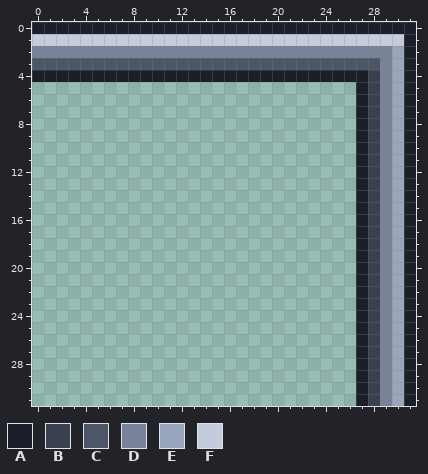
One commit to this pixel-art file: tiles/halfwall_ne.aseprite. The first picture shows the starting point.
32x32 pixels, 1 frame.
Visible layers, top first: "shade", "base".
Palette (. is transparent): A #1b1f2a  B #39404f  C #4c5666  D #78839a  E #9aa6bc  F #c3ccdc
Pixels before, first column x 0:
 0 AAAAAAAAAAAAAAAAAAAAAAAAAAAAAAAA
 1 FFFFFFFFFFFFFFFFFFFFFFFFFFFFFFFA
 2 DDDDDDDDDDDDDDDDDDDDDDDDDDDDDDEA
 3 CCCCCCCCCCCCCCCCCCCCCCCCCCCCCDEA
 4 AAAAAAAAAAAAAAAAAAAAAAAAAAAABDEA
 5 ...........................ABDEA
 6 ...........................ABDEA
 7 ...........................ABDEA
 8 ...........................ABDEA
 9 ...........................ABDEA
10 ...........................ABDEA
11 ...........................ABDEA
12 ...........................ABDEA
13 ...........................ABDEA
14 ...........................ABDEA
15 ...........................ABDEA
16 ...........................ABDEA
17 ...........................ABDEA
18 ...........................ABDEA
19 ...........................ABDEA
20 ...........................ABDEA
21 ...........................ABDEA
22 ...........................ABDEA
23 ...........................ABDEA
24 ...........................ABDEA
25 ...........................ABDEA
26 ...........................ABDEA
27 ...........................ABDEA
28 ...........................ABDEA
29 ...........................ABDEA
30 ...........................ABDEA
31 ...........................ABDEA
After the commit:
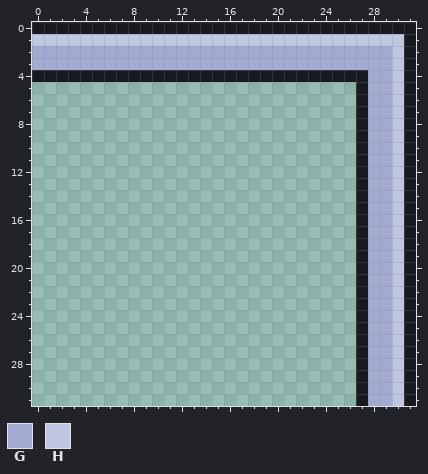
Colours new in this view: G #a3abd2  H #bfc6e2
Change:
{"colour":"A","old":"#1b1f2a","new":"#191922"}
{"where": "layers \"ink\", \"flat\""}
{"y":1,"x":0,"old":"FFFFFFFFFFFFFFFFFFFFFFFFFFFFFFF","new":"HHHHHHHHHHHHHHHHHHHHHHHHHHHHHHH"}
{"y":2,"x":0,"old":"DDDDDDDDDDDDDDDDDDDDDDDDDDDDDDE","new":"GGGGGGGGGGGGGGGGGGGGGGGGGGGGGGH"}
{"y":3,"x":0,"old":"CCCCCCCCCCCCCCCCCCCCCCCCCCCCCDE","new":"GGGGGGGGGGGGGGGGGGGGGGGGGGGGGGH"}
{"y":4,"x":28,"old":"BDE","new":"GGH"}
{"y":5,"x":28,"old":"BDE","new":"GGH"}
{"y":6,"x":28,"old":"BDE","new":"GGH"}
{"y":7,"x":28,"old":"BDE","new":"GGH"}
{"y":8,"x":28,"old":"BDE","new":"GGH"}
{"y":9,"x":28,"old":"BDE","new":"GGH"}
{"y":10,"x":28,"old":"BDE","new":"GGH"}
{"y":11,"x":28,"old":"BDE","new":"GGH"}
{"y":12,"x":28,"old":"BDE","new":"GGH"}
{"y":13,"x":28,"old":"BDE","new":"GGH"}
{"y":14,"x":28,"old":"BDE","new":"GGH"}
{"y":15,"x":28,"old":"BDE","new":"GGH"}
{"y":16,"x":28,"old":"BDE","new":"GGH"}
{"y":17,"x":28,"old":"BDE","new":"GGH"}
{"y":18,"x":28,"old":"BDE","new":"GGH"}
{"y":19,"x":28,"old":"BDE","new":"GGH"}
{"y":20,"x":28,"old":"BDE","new":"GGH"}
{"y":21,"x":28,"old":"BDE","new":"GGH"}
{"y":22,"x":28,"old":"BDE","new":"GGH"}
{"y":23,"x":28,"old":"BDE","new":"GGH"}
{"y":24,"x":28,"old":"BDE","new":"GGH"}
{"y":25,"x":28,"old":"BDE","new":"GGH"}
{"y":26,"x":28,"old":"BDE","new":"GGH"}
{"y":27,"x":28,"old":"BDE","new":"GGH"}
{"y":28,"x":28,"old":"BDE","new":"GGH"}
{"y":29,"x":28,"old":"BDE","new":"GGH"}
{"y":30,"x":28,"old":"BDE","new":"GGH"}
{"y":31,"x":28,"old":"BDE","new":"GGH"}
{"label":"changed","picture_box":[32,22,416,406]}
